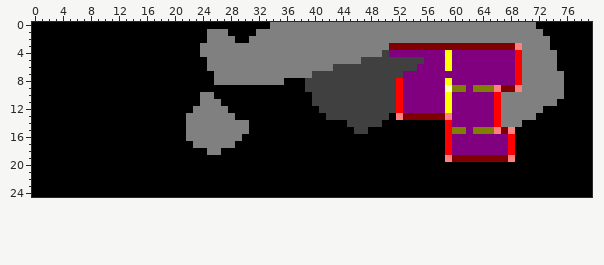
Two versions of one sprite sheet, mix/missions/chelsie/lairhouse.png. Above, as it was before the edit.
The file is 80x25 pixels.
The same view after the edit:
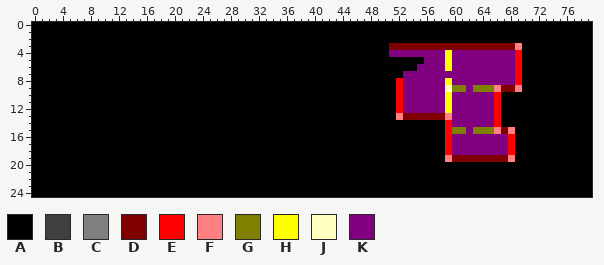
Palette (. is transparent): A #000000  B #404040  C #808080  D #800000  E #ff0000  F #ff8080  G #808000  H #ffff00  J #ffffc0  K #800080
Change:
Colour B gives way to colour A in row 4 at x 50; in row 5 at x 47 to 55; in row 6 at x 43 to 54; in row 7 at x 40 to 52; in rows 8 to 9 at x 39 to 51; in rows 10 to 11 at x 40 to 51.
Colour B gives way to colour A in row 12 at x 41 to 51; in row 13 at x 42 to 50; in row 14 at x 45 to 49; in row 15 at x 46 to 47.
Colour C gives way to colour A in row 0 at x 34 to 71; in row 1 at x 25 to 27 and 32 to 72; in row 2 at x 25 to 28 and 31 to 73; in row 3 at x 24 to 50 and 70 to 73; in row 4 at x 24 to 49 and 70 to 74; in row 5 at x 25 to 46 and 70 to 74.
Colour C gives way to colour A in row 6 at x 25 to 42 and 70 to 74; in row 7 at x 26 to 39 and 70 to 75; in row 8 at x 26 to 35 and 70 to 75; in row 9 at x 70 to 75; in row 10 at x 24 to 25 and 67 to 75; in row 11 at x 24 to 26 and 67 to 74.
Colour C gives way to colour A in row 12 at x 23 to 27 and 67 to 72; in row 13 at x 22 to 28 and 67 to 71; in row 14 at x 22 to 30 and 67 to 69; in row 15 at x 22 to 30; in row 16 at x 22 to 29; in row 17 at x 23 to 28.
Colour C gives way to colour A in row 18 at x 25 to 26.
Changed places in both pictures, as pixel boxes (x1, y1, x2, y2):
changed: (186, 22, 564, 155)
